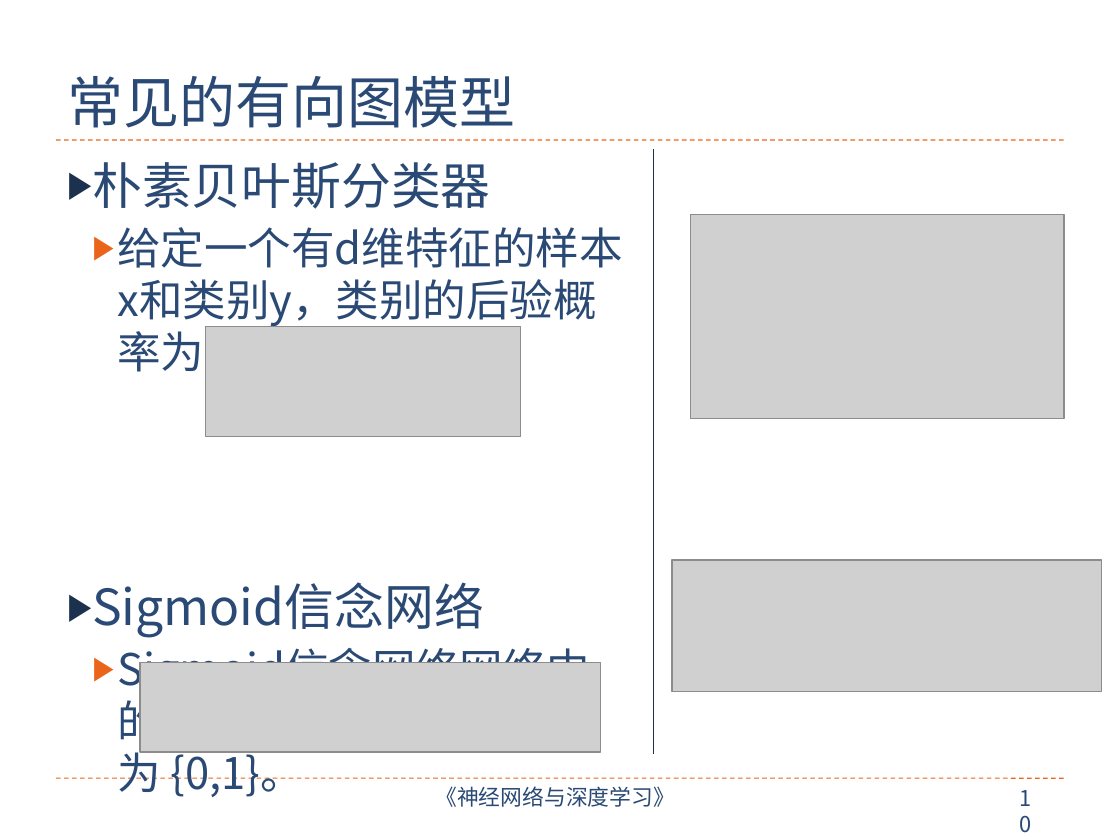
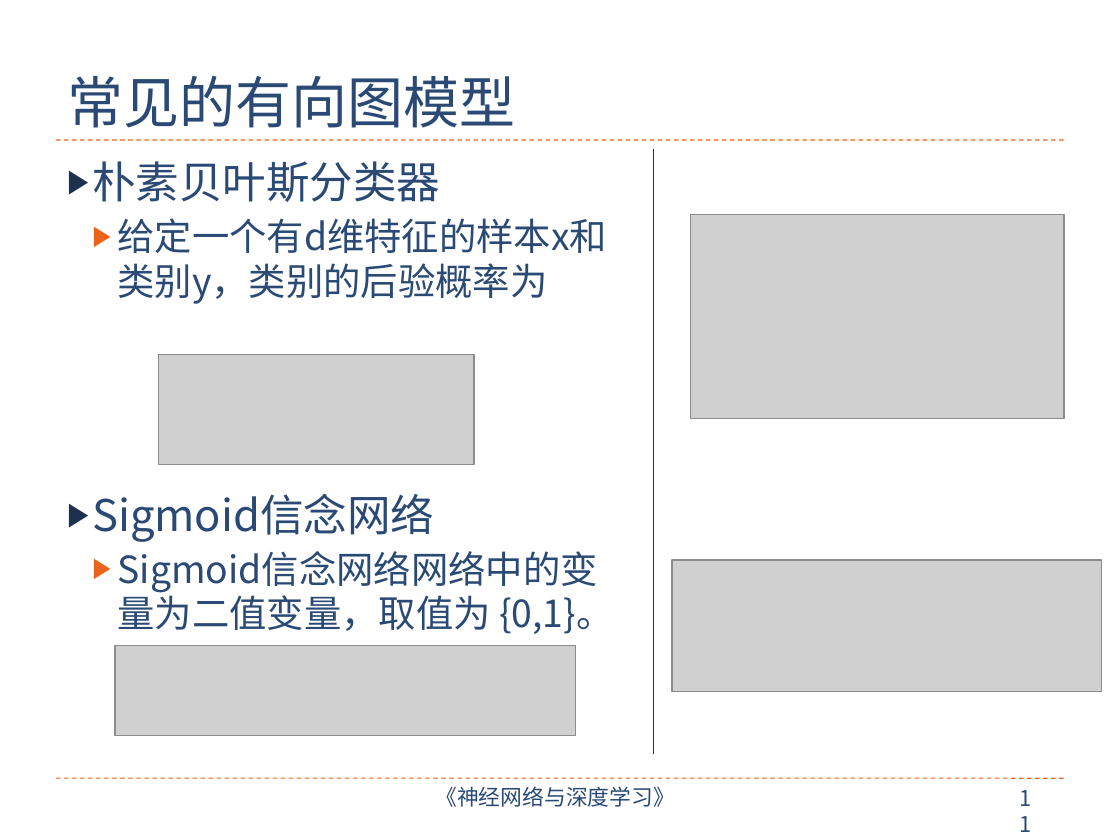
Before and after one commit to nndl/nndl.github.io, a slide deck: slide 11 of ppt/chap-概率图模型.pptx (slide 10 before the commit). Drawn at 1120x840 pixels with LibreOffice and Linux fonts; fonts in the diff are those of the drawing; grey boxes stand for pictures. Boxes give left, top, right and bottom in pixels: in the first picture for what was removed or moved away, otherwise in the second. Text is boxed around its words. In the diff, an @@ line names an element or a change of style, - is before the commit and + after.

```diff
--- a/ppt/chap-概率图模型.pptx
+++ b/ppt/chap-概率图模型.pptx
@@ text "朴素贝叶斯分类器" at [92,161,613,634]: size 32 to 28 pt in "朴素贝叶斯分类器", "Sigmoid信念网络"; size 28 to 24 pt in "给定一个有d维特征的样本x和类别y，类别的后验概率为", "Sigmoid信念网络网络中的变量为二值变量，取值为 {0,1}。" @@
@@ picture: place and size @@
-picture at [205,327,521,437]
+picture at [159,355,475,465]
@@ picture: place and size @@
-picture at [140,663,600,753]
+picture at [115,646,576,736]
@@ page number at [1008,780,1054,818]: text changed @@
-10
+11
```
Also in this commit, not shown: 5 other slides changed, 2 slides added, 1 slide removed.
